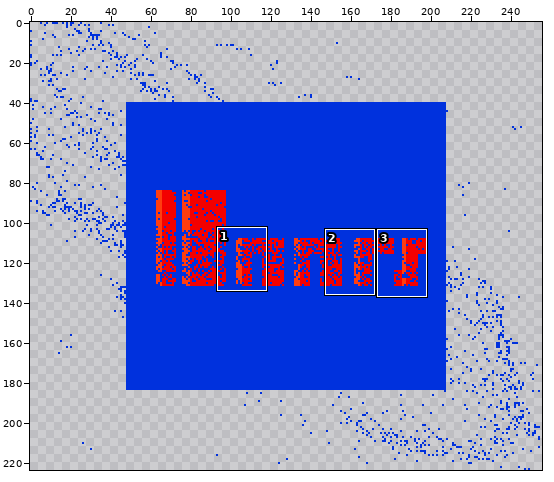
Two versions of one sprite sheet, res/assets/title_screen.png. The first picture is a wide view before the edit; the outline marks the close-up.
Close-up. The starting point:
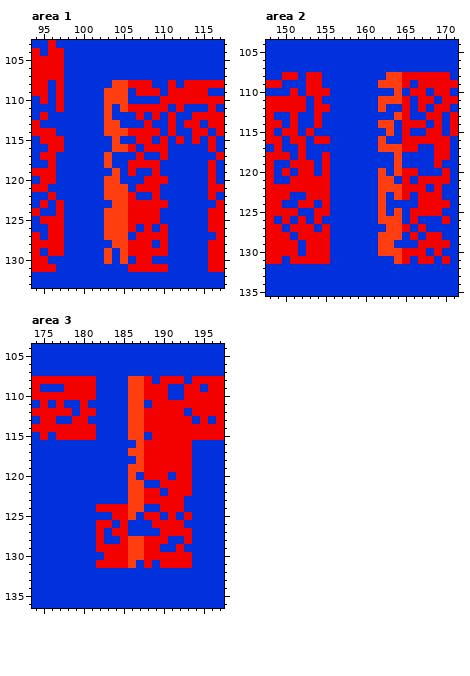
The file is 256x224 pixels. Shown: area 1: x 94..117, y 103..133; area 2: x 148..171, y 104..135; area 3: x 174..197, y 104..136. The commit also changed other parts of the picture, which this record leaves out.
The same view after the edit:
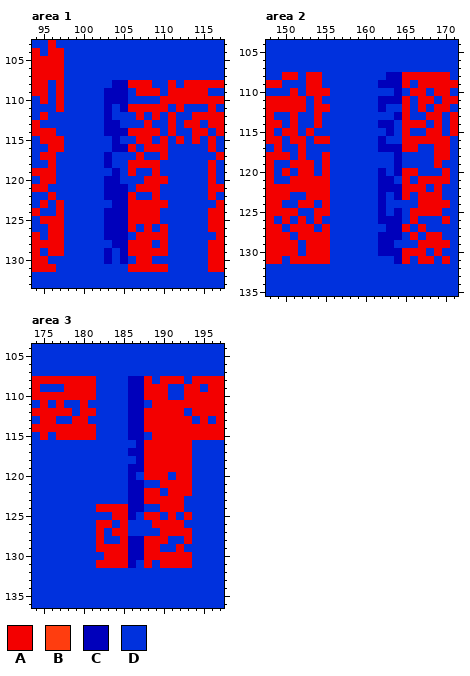
Palette (. is transparent): A #f30000  B #ff3d0f  C #0000bb  D #0031dd
The exact change:
--- area 1
@@ x 101..107 @@
 107 DDDDDDD
-108 DDDBBAA
-109 DDBBBDA
-110 DDBBBDD
-111 DDBDBAA
-112 DDBDDDA
-113 DDBBDDD
-114 DDBBBAA
-115 DDDBDDA
-116 DDDBBAD
-117 DDBDDDA
-118 DDBDDAA
-119 DDDBDAD
-120 DDBBDDD
-121 DDBBBDA
-122 DDBBBAD
-123 DDDBBAA
-124 DDBBBAA
-125 DDBBBAA
-126 DDBBBAD
-127 DDBBBDA
-128 DDDBBAA
-129 DDBDBAA
-130 DDBDBDA
+108 DDDCCAA
+109 DDCCCDA
+110 DDCCCDD
+111 DDCDCAA
+112 DDCDDDA
+113 DDCCDDD
+114 DDCCCAA
+115 DDDCDDA
+116 DDDCCAD
+117 DDCDDDA
+118 DDCDDAA
+119 DDDCDAD
+120 DDCCDDD
+121 DDCCCDA
+122 DDCCCAD
+123 DDDCCAA
+124 DDCCCAA
+125 DDCCCAA
+126 DDCCCAD
+127 DDCCCDA
+128 DDDCCAA
+129 DDCDCAA
+130 DDCDCDA
 131 DDDDDAA
--- area 2
@@ x 160..166 @@
 107 DDDDDDD
-108 DDDBBAA
-109 DDBBBAD
-110 DDDDBDA
-111 DDBBBAD
-112 DDBDDAD
-113 DDDDBAD
-114 DDBBDAA
-115 DDDBDAD
-116 DDBDDAA
-117 DDBBBAA
-118 DDDDBDD
-119 DDDDBDD
-120 DDBDBAA
-121 DDBBDAD
-122 DDBBBAA
-123 DDBDBAD
-124 DDBDDDD
-125 DDBDBDA
-126 DDBBBDA
-127 DDDBBAD
-128 DDBBBDA
-129 DDBBDDD
-130 DDBBBAA
-131 DDDDBAD
+108 DDDCCAA
+109 DDCCCAD
+110 DDDDCDA
+111 DDCCCAD
+112 DDCDDAD
+113 DDDDCAD
+114 DDCCDAA
+115 DDDCDAD
+116 DDCDDAA
+117 DDCCCAA
+118 DDDDCDD
+119 DDDDCDD
+120 DDCDCAA
+121 DDCCDAD
+122 DDCCCAA
+123 DDCDCAD
+124 DDCDDDD
+125 DDCDCDA
+126 DDCCCDA
+127 DDDCCAD
+128 DDCCCDA
+129 DDCCDDD
+130 DDCCCAA
+131 DDDDCAD
 132 DDDDDDD
--- area 3
@@ x 184..189 @@
 107 DDDDDD
-108 DDBBAD
-109 DDBBAA
-110 DDBBAA
-111 DDBBDA
-112 DDBBAA
-113 DDBBAA
-114 DDBBAA
-115 DDBBDA
-116 DDDBAA
-117 DDBBAA
-118 DDDBAA
-119 DDBBAA
-120 DDBDAA
-121 DDBBDD
-122 DDBBAA
-123 DDBBAA
-124 AABBDD
-125 AABDAA
+108 DDCCAD
+109 DDCCAA
+110 DDCCAA
+111 DDCCDA
+112 DDCCAA
+113 DDCCAA
+114 DDCCAA
+115 DDCCDA
+116 DDDCAA
+117 DDCCAA
+118 DDDCAA
+119 DDCCAA
+120 DDCDAA
+121 DDCCDD
+122 DDCCAA
+123 DDCCAA
+124 AACCDD
+125 AACDAA
 126 DADDDA
 127 AADDDD
-128 DABBAA
-129 AABBAA
-130 AABBAA
-131 AABDAD
+128 DACCAA
+129 AACCAA
+130 AACCAA
+131 AACDAD
 132 DDDDDD
Pixel boxes of the changes (left, top, right, bottom) in both close-ups:
changed: (104, 80, 128, 264)
changed: (378, 72, 402, 264)
changed: (128, 376, 144, 568)
